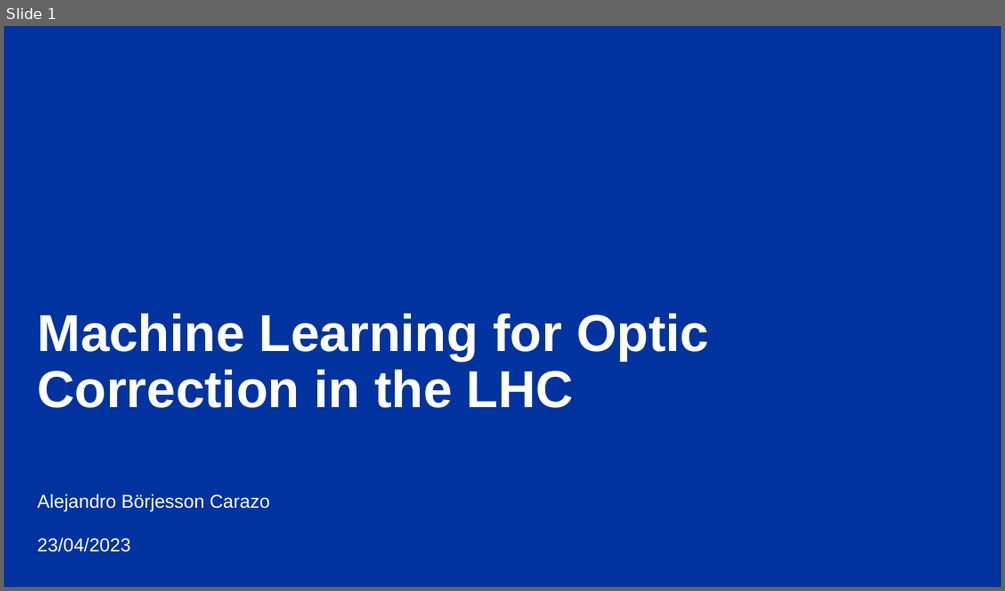
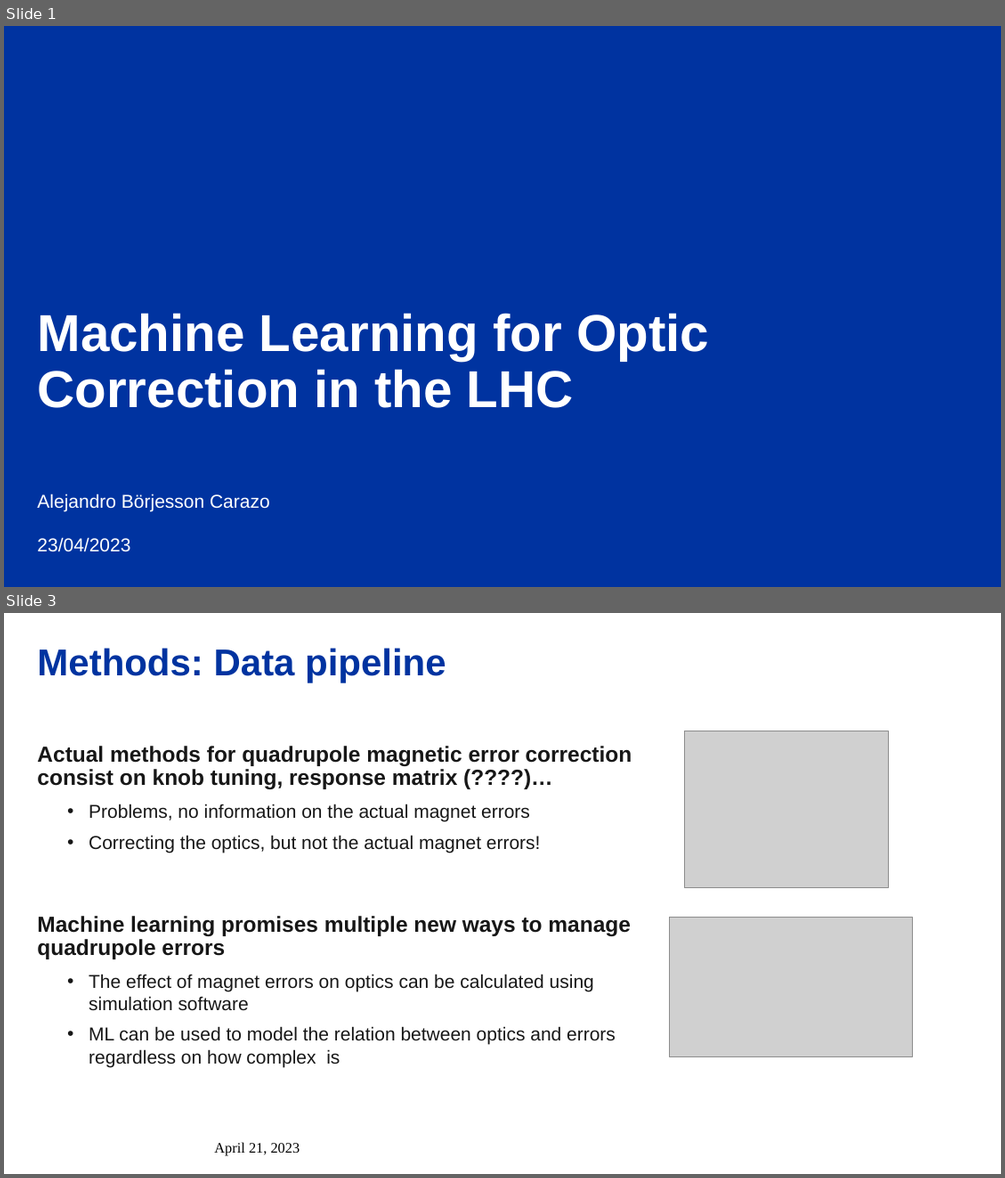
Before and after one commit to alejandroborj/ML-Optic-Correction, a slide deck: Machine Learning for Optic Correction.pptx. Shown one above the other, each under a label of ours: slide 1 before the commit, slides 1 and 3 after it; the slides between them are not shown. The pictures are 1005x591 and 1005x1178 pixels, drawn with LibreOffice and Linux fonts; fonts in the diff are those of the drawing; grey boxes stand for pictures; background and template pictures are left out. Boxes give left, top, right and bottom in pixels: in the first picture for what was removed or moved away, otherwise in the second. Text is boxed around its words. In the diff, an @@ line names an element or a change of style, - is before the commit and + after.

Commit message:
Checkpoint, generating 45cm data

```diff
--- a/Machine Learning for Optic Correction.pptx
+++ b/Machine Learning for Optic Correction.pptx
@@ slide 3 added at <box>4,613,1001,1174</box>, background #FFFFFF @@
@@ title added at <box>37,648,445,683</box>, 36 pt, text #0033A0, bold @@
+Methods: Data pipeline
@@ text added at <box>37,746,632,1067</box>, 18 pt, text #171717 @@
+Actual methods for quadrupole magnetic error correction consist on knob tuning, response matrix (????)…
+  • Problems, no information on the actual magnet errors
+  • Correcting the optics, but not the actual magnet errors!
+Machine learning promises multiple new ways to manage quadrupole errors
+  • The effect of magnet errors on optics can be calculated using simulation software
+  • ML can be used to model the relation between optics and errors regardless on how complex is
@@ picture added at <box>685,730,888,887</box> @@
@@ picture added at <box>670,916,913,1056</box> @@
@@ text added at <box>303,1026,329,1040</box>, 12 pt, text #FFFFFF @@
+Alejandro Börjesson Carazo | Machine Learning for Optic Correction in the LHC
@@ text added at <box>214,1142,300,1156</box>, 14 pt, text #000000 @@
+April 21, 2023
@@ page number added at <box>913,1133,968,1163</box>, 10 pt, text #FFFFFF @@
+3
```
Also in this commit, not shown: 4 slides changed, 6 other slides added, 4 slides removed, 50 other files.
